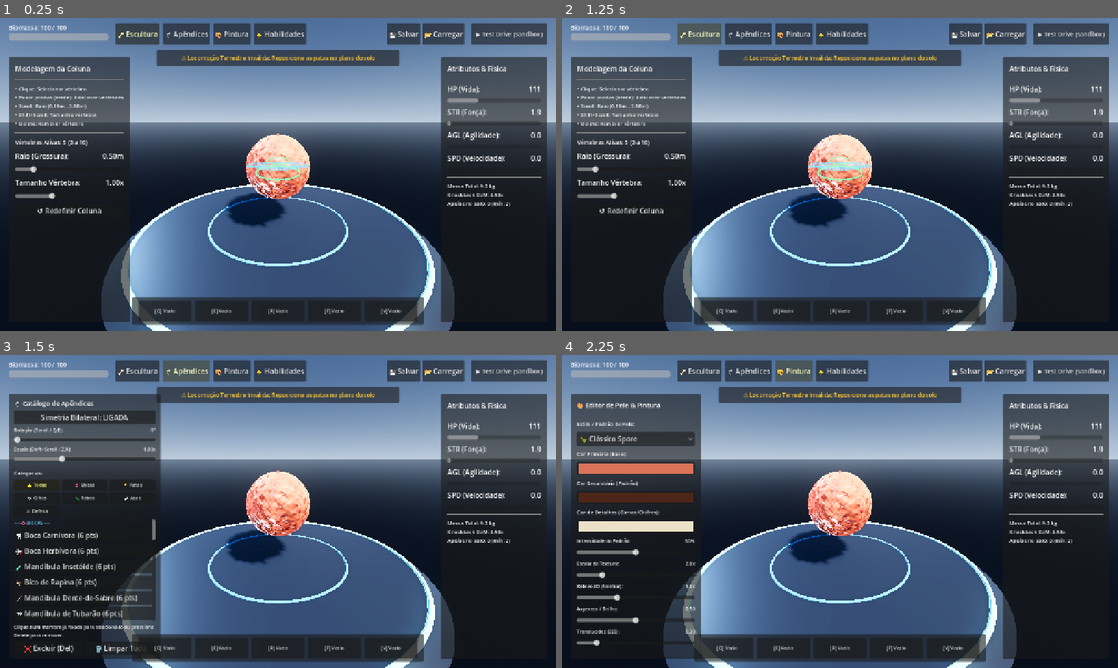
Above: before the commit, frames 1-4 (two rows, left to right).
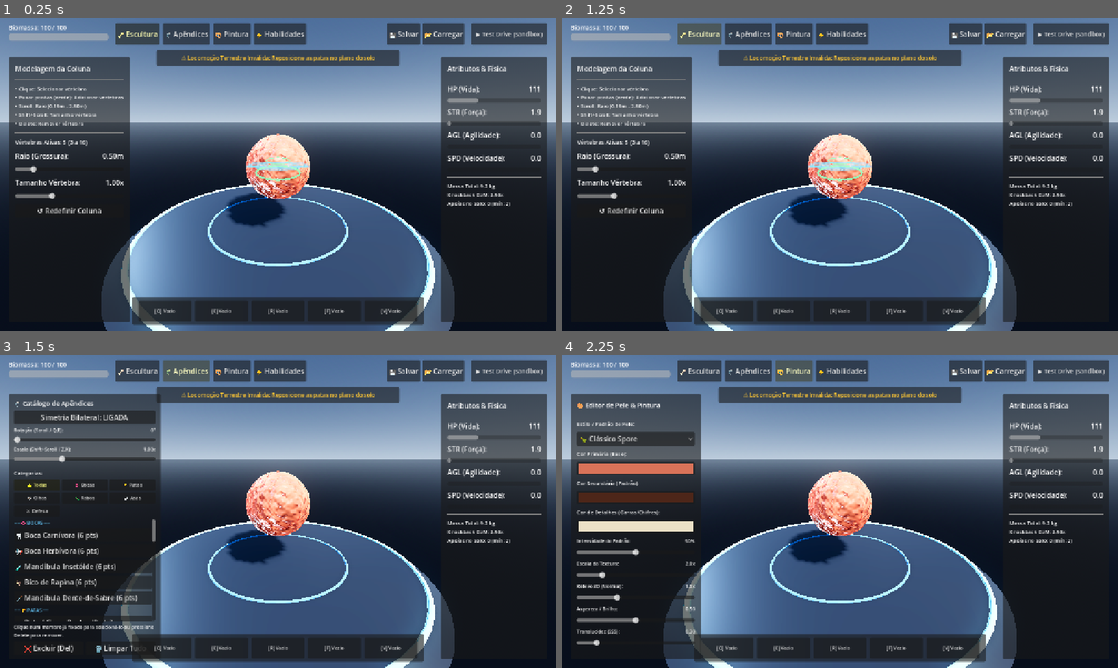
Above: after the commit, the same moments.

Repository: AnthonyRocsant/SporeCreatureEditor
Game: Godot game, scene res://scenes/editor/CreatureEditor.tscn
The game is run twice, just before and just after one commit, with the same random seed, the same clock (stepped at 60 frames per second) and the same inputs.
Inputs:
- Up to frame 1 (0.25 s): no input
- Up to frame 2 (1.25 s): click "🦴 Escultura" at 0.5 s
- Up to frame 3 (1.5 s): click "🦿 Apêndices" at 1.25 s
- Up to frame 4 (2.25 s): click "🎨 Pintura" at 2 s

Frames 1-2 are identical in both runs. In frame 3, 0.5% of the frame differs, in the area x 2-28%, y 58-86%; in frame 4, nothing differs.

Commit message:
feat(mouths): keep only the Saber-Tooth jaw and remove the other additions as requested

Diff:
--- a/scenes/appendages/MouthDragon.tscn
+++ /dev/null
@@ -1,7 +0,0 @@
-[gd_scene load_steps=2 format=3]
-
-[ext_resource type="Script" path="res://scripts/ProceduralAppendageVisuals.gd" id="1_visuals"]
-
-[node name="MouthDragon" type="Node3D"]
-script = ExtResource("1_visuals")
-appendage_kind = "mouth_dragon"
--- a/scenes/appendages/MouthLamprey.tscn
+++ /dev/null
@@ -1,7 +0,0 @@
-[gd_scene load_steps=2 format=3]
-
-[ext_resource type="Script" path="res://scripts/ProceduralAppendageVisuals.gd" id="1_visuals"]
-
-[node name="MouthLamprey" type="Node3D"]
-script = ExtResource("1_visuals")
-appendage_kind = "mouth_lamprey"
--- a/scenes/appendages/MouthShark.tscn
+++ /dev/null
@@ -1,7 +0,0 @@
-[gd_scene load_steps=2 format=3]
-
-[ext_resource type="Script" path="res://scripts/ProceduralAppendageVisuals.gd" id="1_visuals"]
-
-[node name="MouthShark" type="Node3D"]
-script = ExtResource("1_visuals")
-appendage_kind = "mouth_shark"
--- a/scripts/CreatureEditorUI.gd
+++ b/scripts/CreatureEditorUI.gd
@@ -819,60 +819,6 @@
 		"carapace_defense": 3.0,
 		"desc": "Enormes presas afiadas recurvadas. Habilidade: Bote Predatório (Crítico + Sangramento). Custo: 8 + escala."
 	},
-	{
-		"category_id": "mouth",
-		"category_name": "Bocas",
-		"category_icon": "👄",
-		"id": "mouth_shark",
-		"name": "Mandíbula de Tubarão",
-		"icon": "🦈",
-		"scene": "res://scenes/appendages/MouthShark.tscn",
-		"type": "mouth",
-		"category": "attack",
-		"tag": "#Mouth_Shark",
-		"mass": 1.2,
-		"base_damage": 20.0,
-		"leg_force": 0.0,
-		"wing_area": 0.0,
-		"carapace_defense": 2.5,
-		"desc": "Fileiras triplas de dentes triangulares. Habilidade: Frenesi do Megalodonte (Combo Acelerado). Custo: 8 + escala."
-	},
-	{
-		"category_id": "mouth",
-		"category_name": "Bocas",
-		"category_icon": "👄",
-		"id": "mouth_lamprey",
-		"name": "Boca Sugadora Parasita",
-		"icon": "🌀",
-		"scene": "res://scenes/appendages/MouthLamprey.tscn",
-		"type": "mouth",
-		"category": "attack",
-		"tag": "#Mouth_Lamprey",
-		"mass": 0.9,
-		"base_damage": 16.0,
-		"leg_force": 0.0,
-		"wing_area": 0.0,
-		"carapace_defense": 4.0,
-		"desc": "Ventosa circular com 24 dentes em espiral. Habilidade: Dreno Parasitário (Sucção + Lentidão). Custo: 7 + escala."
-	},
-	{
-		"category_id": "mouth",
-		"category_name": "Bocas",
-		"category_icon": "👄",
-		"id": "mouth_dragon",
-		"name": "Focinho de Dragão",
-		"icon": "🔥",
-		"scene": "res://scenes/appendages/MouthDragon.tscn",
-		"type": "mouth",
-		"category": "attack",
-		"tag": "#Mouth_Dragon",
-		"mass": 1.4,
-		"base_damage": 24.0,
-		"leg_force": 0.0,
-		"wing_area": 0.0,
-		"carapace_defense": 5.0,
-		"desc": "Focinho escamado ancestral com língua bífida. Habilidade: Sopro Dracônico (Cone Flamejante). Custo: 9 + escala."
-	},
 
 	# 🦵 PATAS & LOCOMOÇÃO
 	{
--- a/scripts/ProceduralAppendageVisuals.gd
+++ b/scripts/ProceduralAppendageVisuals.gd
@@ -13,8 +13,7 @@
 
 @export_enum("leg", "leg_heavy", "leg_hoof", "leg_insect", "claw_pincer",
 	"wing", "wing_insect", "wing_feather", "wing_butterfly",
-	"mouth_carnivore", "mouth_herbivore", "mouth_insectoid", "mouth_beak",
-	"mouth_saber", "mouth_shark", "mouth_lamprey", "mouth_dragon",
+	"mouth_carnivore", "mouth_herbivore", "mouth_insectoid", "mouth_beak", "mouth_saber",
 	"horn", "horn_antler", "horn_rhino", "spike_dorsal", "blade_bone", "fin_aquatic",
 	"tail", "tail_club", "tail_feather", "tail_scorpion",
 	"eye", "eye_compound", "eye_stalk", "eye_cyclops", "antenna_sensory")
@@ -66,12 +65,6 @@
 			appendage_kind = "mouth_beak"
 		"#Mouth_Saber":
 			appendage_kind = "mouth_saber"
-		"#Mouth_Shark":
-			appendage_kind = "mouth_shark"
-		"#Mouth_Lamprey":
-			appendage_kind = "mouth_lamprey"
-		"#Mouth_Dragon":
-			appendage_kind = "mouth_dragon"
 		"#Wing_Membrane":
 			appendage_kind = "wing"
 		"#Wing_Insect":
@@ -167,12 +160,6 @@
 			_build_sculpted_beak_mouth(_visual_root)
 		"mouth_saber":
 			_build_sculpted_saber_mouth(_visual_root)
-		"mouth_shark":
-			_build_sculpted_shark_mouth(_visual_root)
-		"mouth_lamprey":
-			_build_sculpted_lamprey_mouth(_visual_root)
-		"mouth_dragon":
-			_build_sculpted_dragon_mouth(_visual_root)
 		"horn":
 			_build_sculpted_horn(_visual_root)
 		"horn_antler":
@@ -1443,340 +1430,6 @@
 	var tongue_rads: Array[float] = [0.08, 0.065, 0.02]
 	saber_root.add_child(_create_lofted_tube(tongue_pts, tongue_rads, 10, mat_gum, 0.0, 0.0, Vector2(1.4, 0.5)))
 
-# ==============================================================================
-# NOVA BOCA 2: MANDÍBULA DE TUBARÃO / MEGALODONTE (Fileiras múltiplas de dentes triangulares)
-# ==============================================================================
-func _build_sculpted_shark_mouth(root: Node3D) -> void:
-	var mat_shark_skin = _make_organic_material(primary_color.darkened(0.06), 0.30, 0.08, primary_color.lightened(0.15), 0.25)
-	var mat_jaw = _make_organic_material(primary_color.darkened(0.22), 0.36, 0.05)
-	var mat_gum = _make_organic_material(Color(0.85, 0.18, 0.22).lerp(primary_color, 0.18), 0.18, 0.0, Color(0.95, 0.22, 0.25), 0.48)
-	var mat_teeth = _make_keratin_material(Color(0.98, 0.98, 0.95), detail_color)
-	var mat_throat = _make_organic_material(Color(0.08, 0.02, 0.04), 0.75, 0.0)
-
-	var shark_root = Node3D.new()
-	shark_root.name = "SharkMouthRoot"
-	root.add_child(shark_root)
-
-	# 1. Focinho Hidrodinâmico Cônico e Arqueado Superior
-	var snout_pts: Array[Vector3] = [
-		Vector3(0.0, 0.0, 0.08),
-		Vector3(0.0, 0.16, 0.12),
-		Vector3(0.0, 0.32, 0.13),
-		Vector3(0.0, 0.44, 0.09)
-	]
-	var snout_rads: Array[float] = [0.18, 0.17, 0.13, 0.04]
-	shark_root.add_child(_create_lofted_tube(snout_pts, snout_rads, 16, mat_shark_skin, 0.0, 0.0, Vector2(1.35, 0.72)))
-
-	# 2. Abertura da Boca Ampla Semicircular com Fundo Escuro (Garganta Abissal)
-	var throat_mesh = MeshInstance3D.new()
-	var t_sph = SphereMesh.new()
-	t_sph.radius = 0.13
-	t_sph.height = 0.22
-	throat_mesh.mesh = t_sph
-	throat_mesh.position = Vector3(0.0, 0.15, -0.04)
-	throat_mesh.scale = Vector3(1.15, 0.7, 0.6)
-	throat_mesh.material_override = mat_throat
-	shark_root.add_child(throat_mesh)
-
-	# 3. Arco Mandibular Inferior Curvado Aberto (Cartilagem de Tubarão)
-	var lower_pts: Array[Vector3] = [
-		Vector3(0.0, 0.0, -0.08),
-		Vector3(0.0, 0.15, -0.16),
-		Vector3(0.0, 0.28, -0.18),
-		Vector3(0.0, 0.38, -0.14)
-	]
-	var lower_rads: Array[float] = [0.16, 0.14, 0.105, 0.045]
-	shark_root.add_child(_create_lofted_tube(lower_pts, lower_rads, 16, mat_jaw, 0.0, 0.0, Vector2(1.30, 0.75)))
-
-	# 4. Gengiva carnuda arqueada protuberante
-	var gum_upper_pts: Array[Vector3] = [
-		Vector3(0.0, 0.12, 0.02),
-		Vector3(0.0, 0.26, 0.04),
-		Vector3(0.0, 0.38, 0.02)
-	]
-	var gum_upper_rads: Array[float] = [0.12, 0.10, 0.05]
-	shark_root.add_child(_create_lofted_tube(gum_upper_pts, gum_upper_rads, 12, mat_gum, 0.0, 0.0, Vector2(1.4, 0.5)))
-
-	# 5. MÚLTIPLAS FILEIRAS DE DENTES TRIANGULARES SERRILHADOS
-	# Fileira Externa Principal (10 dentes superiores + 10 inferiores)
-	var x_teeth = [-0.14, -0.11, -0.08, -0.05, -0.02, 0.02, 0.05, 0.08, 0.11, 0.14]
-	for x_t in x_teeth:
-		var rad_dist = abs(x_t)
-		var y_pos = 0.38 - rad_dist * 0.95
-		var tooth_len = 0.065 - rad_dist * 0.15
-
-		# Dente superior apontando para baixo e levemente para trás
-		var u_t_pts: Array[Vector3] = [
-			Vector3(x_t, y_pos, 0.02),
-			Vector3(x_t * 0.95, y_pos - 0.01, 0.02 - tooth_len * 0.5),
-			Vector3(x_t * 0.90, y_pos - 0.02, 0.02 - tooth_len)
-		]
-		var u_t_rads: Array[float] = [0.022, 0.014, 0.002]
-		shark_root.add_child(_create_lofted_tube(u_t_pts, u_t_rads, 6, mat_teeth, 0.0, 0.0, Vector2(1.6, 0.5)))
-
-		# Dente inferior apontando para cima
-		var l_t_pts: Array[Vector3] = [
-			Vector3(x_t * 0.9, y_pos, -0.14),
-			Vector3(x_t * 0.85, y_pos - 0.01, -0.14 + tooth_len * 0.5),
-			Vector3(x_t * 0.80, y_pos - 0.02, -0.14 + tooth_len)
-		]
-		var l_t_rads: Array[float] = [0.019, 0.012, 0.002]
-		shark_root.add_child(_create_lofted_tube(l_t_pts, l_t_rads, 6, mat_teeth, 0.0, 0.0, Vector2(1.6, 0.5)))
-
-		# Fileira Interna Secundária (dentes de reposição inclinados para dentro)
-		if rad_dist < 0.12:
-			var u_inner: Array[Vector3] = [
-				Vector3(x_t * 0.88, y_pos - 0.04, 0.01),
-				Vector3(x_t * 0.85, y_pos - 0.06, 0.01 - tooth_len * 0.65)
-			]
-			var u_inner_rads: Array[float] = [0.015, 0.002]
-			shark_root.add_child(_create_lofted_tube(u_inner, u_inner_rads, 6, mat_teeth))
-
-	# Fendas branquiais e sulcos labiais estéticos
-	for side in [-1.0, 1.0]:
-		for g_i in range(3):
-			var gill = MeshInstance3D.new()
-			var g_cyl = CylinderMesh.new()
-			g_cyl.top_radius = 0.005
-			g_cyl.bottom_radius = 0.005
-			g_cyl.height = 0.075
-			gill.mesh = g_cyl
-			gill.position = Vector3(side * 0.16, 0.04 + float(g_i) * 0.04, -0.02)
-			gill.rotation = Vector3(0.3, 0.0, side * 0.4)
-			gill.material_override = mat_jaw
-			shark_root.add_child(gill)
-
-# ==============================================================================
-# NOVA BOCA 3: BOCA SUGADORA / LAMPREIA PARASITA (Ventosa circular com dentes em espiral)
-# ==============================================================================
-func _build_sculpted_lamprey_mouth(root: Node3D) -> void:
-	var mat_outer_rim = _make_organic_material(primary_color, 0.46, 0.06, primary_color.lightened(0.2), 0.35)
-	var mat_disc = _make_organic_material(Color(0.76, 0.20, 0.30).lerp(primary_color, 0.25), 0.22, 0.0, Color(0.96, 0.20, 0.25), 0.55)
-	var mat_teeth = _make_keratin_material(Color(0.96, 0.86, 0.45).lerp(secondary_color, 0.35), detail_color)
-	var mat_gullet = _make_organic_material(Color(0.12, 0.02, 0.04), 0.75, 0.0)
-
-	var lamprey_root = Node3D.new()
-	lamprey_root.name = "LampreyMouthRoot"
-	root.add_child(lamprey_root)
-
-	# 1. Corpo Muscular Cônico que se expande até a ventosa circular
-	var body_pts: Array[Vector3] = [
-		Vector3(0.0, 0.0, 0.0),
-		Vector3(0.0, 0.12, 0.01),
-		Vector3(0.0, 0.24, 0.02),
-		Vector3(0.0, 0.32, 0.02)
-	]
-	var body_rads: Array[float] = [0.14, 0.155, 0.185, 0.205]
-	lamprey_root.add_child(_create_lofted_tube(body_pts, body_rads, 20, mat_outer_rim, 0.04, 6.0))
-
-	# 2. Lábio Circular Carnudo Exterior com Franjas / Papilas Sensoriais
-	var rim_pts: Array[Vector3] = [
-		Vector3(0.0, 0.30, 0.02),
-		Vector3(0.0, 0.35, 0.02)
-	]
-	var rim_rads: Array[float] = [0.205, 0.220]
-	lamprey_root.add_child(_create_lofted_tube(rim_pts, rim_rads, 24, mat_outer_rim))
-
-	# Papilas periféricas da ventosa (franja sensorial externa com 16 gomos)
-	for p_i in range(16):
-		var angle = (float(p_i) / 16.0) * TAU
-		var p_pos = Vector3(sin(angle) * 0.215, 0.35, cos(angle) * 0.215 + 0.02)
-		var papilla = MeshInstance3D.new()
-		var p_sph = SphereMesh.new()
-		p_sph.radius = 0.016
-		p_sph.height = 0.028
-		papilla.mesh = p_sph
-		papilla.position = p_pos
-		papilla.material_override = mat_disc
-		lamprey_root.add_child(papilla)
-
-	# 3. Disco Sugador Côncavo voltado para a frente
-	var disc_pts: Array[Vector3] = [
-		Vector3(0.0, 0.35, 0.02),
-		Vector3(0.0, 0.31, 0.02),
-		Vector3(0.0, 0.25, 0.02)
-	]
-	var disc_rads: Array[float] = [0.205, 0.150, 0.075]
-	lamprey_root.add_child(_create_lofted_tube(disc_pts, disc_rads, 20, mat_disc))
-
-	# 4. Esôfago / Garganta Profunda Central
-	var gullet_mesh = MeshInstance3D.new()
-	var g_sph = SphereMesh.new()
-	g_sph.radius = 0.072
-	g_sph.height = 0.14
-	gullet_mesh.mesh = g_sph
-	gullet_mesh.position = Vector3(0.0, 0.23, 0.02)
-	gullet_mesh.material_override = mat_gullet
-	lamprey_root.add_child(gullet_mesh)
-
-	# 5. DENTES CÔRNEOS EM ESPIRAIS CONCÊNTRICAS (24 dentes no total)
-	# Anel Externo (12 dentes)
-	for i in range(12):
-		var a = (float(i) / 12.0) * TAU
-		var d_pos = Vector3(sin(a) * 0.165, 0.33, cos(a) * 0.165 + 0.02)
-		var t_tip = Vector3(sin(a) * 0.125, 0.28, cos(a) * 0.125 + 0.02)
-		var t_pts: Array[Vector3] = [d_pos, t_tip]
-		var t_rads: Array[float] = [0.018, 0.002]
-		lamprey_root.add_child(_create_lofted_tube(t_pts, t_rads, 6, mat_teeth))
-
-	# Anel Intermediário (8 dentes)
-	for i in range(8):
-		var a = (float(i) / 8.0) * TAU + 0.35
-		var d_pos = Vector3(sin(a) * 0.115, 0.30, cos(a) * 0.115 + 0.02)
-		var t_tip = Vector3(sin(a) * 0.085, 0.25, cos(a) * 0.085 + 0.02)
-		var t_pts: Array[Vector3] = [d_pos, t_tip]
-		var t_rads: Array[float] = [0.016, 0.002]
-		lamprey_root.add_child(_create_lofted_tube(t_pts, t_rads, 6, mat_teeth))
-
-	# Anel Interno (4 dentes farpados de ancoragem)
-	for i in range(4):
-		var a = (float(i) / 4.0) * TAU
-		var d_pos = Vector3(sin(a) * 0.075, 0.27, cos(a) * 0.075 + 0.02)
-		var t_tip = Vector3(sin(a) * 0.045, 0.22, cos(a) * 0.045 + 0.02)
-		var t_pts: Array[Vector3] = [d_pos, t_tip]
-		var t_rads: Array[float] = [0.014, 0.002]
-		lamprey_root.add_child(_create_lofted_tube(t_pts, t_rads, 6, mat_teeth))
-
-	# 6. Pistão Lingual Central com dente duplo de raspagem
-	var piston_pts: Array[Vector3] = [
-		Vector3(0.0, 0.19, 0.02),
-		Vector3(0.0, 0.26, 0.02)
-	]
-	var piston_rads: Array[float] = [0.038, 0.032]
-	lamprey_root.add_child(_create_lofted_tube(piston_pts, piston_rads, 10, mat_disc))
-
-	for side in [-1.0, 1.0]:
-		var tip_pts: Array[Vector3] = [
-			Vector3(side * 0.015, 0.26, 0.02),
-			Vector3(side * 0.025, 0.29, 0.02)
-		]
-		var tip_rads: Array[float] = [0.012, 0.002]
-		lamprey_root.add_child(_create_lofted_tube(tip_pts, tip_rads, 6, mat_teeth))
-
-# ==============================================================================
-# NOVA BOCA 4: MANDÍBULA DE DRAGÃO / RÉPTIL ANCESTRAL (Focinho escamado e língua bífida)
-# ==============================================================================
-func _build_sculpted_dragon_mouth(root: Node3D) -> void:
-	var mat_scales = _make_organic_material(primary_color.darkened(0.08), 0.35, 0.12, primary_color.lightened(0.2), 0.25)
-	var mat_plates = _make_keratin_material(secondary_color.darkened(0.35), detail_color)
-	var mat_gum = _make_organic_material(Color(0.68, 0.12, 0.18).lerp(primary_color, 0.2), 0.22, 0.0)
-	var mat_teeth = _make_keratin_material(Color(0.94, 0.92, 0.82), detail_color)
-	var mat_tongue = _make_organic_material(Color(0.85, 0.10, 0.25), 0.18, 0.0, Color(1.0, 0.2, 0.3), 0.55)
-	var mat_ember = StandardMaterial3D.new()
-	mat_ember.albedo_color = Color(1.0, 0.35, 0.1)
-	mat_ember.emission_enabled = true
-	mat_ember.emission = Color(1.0, 0.55, 0.1)
-	mat_ember.emission_energy_multiplier = 1.8
-
-	var dragon_root = Node3D.new()
-	dragon_root.name = "DragonMouthRoot"
-	root.add_child(dragon_root)
-
-	# 1. Focinho Reptiliano Longo com crista óssea esculpida
-	var snout_pts: Array[Vector3] = [
-		Vector3(0.0, 0.0, 0.05),
-		Vector3(0.0, 0.18, 0.08),
-		Vector3(0.0, 0.36, 0.07),
-		Vector3(0.0, 0.50, 0.03)
-	]
-	var snout_rads: Array[float] = [0.17, 0.155, 0.125, 0.065]
-	dragon_root.add_child(_create_lofted_tube(snout_pts, snout_rads, 16, mat_scales, 0.0, 0.0, Vector2(1.25, 0.80)))
-
-	# Crista óssea dorsal com placas pontiagudas sobre o focinho
-	for c_i in range(3):
-		var y_c = 0.18 + float(c_i) * 0.12
-		var scute_pts: Array[Vector3] = [
-			Vector3(0.0, y_c, 0.08 - float(c_i) * 0.01),
-			Vector3(0.0, y_c + 0.04, 0.15 - float(c_i) * 0.02)
-		]
-		var scute_rads: Array[float] = [0.035 - float(c_i) * 0.005, 0.004]
-		dragon_root.add_child(_create_lofted_tube(scute_pts, scute_rads, 6, mat_plates, 0.0, 0.0, Vector2(0.5, 1.8)))
-
-	# Dois pequenos cornos nasais ameaçadores na ponta do focinho
-	for side in [-1.0, 1.0]:
-		var hornlet_pts: Array[Vector3] = [
-			Vector3(side * 0.05, 0.44, 0.05),
-			Vector3(side * 0.08, 0.48, 0.12)
-		]
-		var hornlet_rads: Array[float] = [0.028, 0.003]
-		dragon_root.add_child(_create_lofted_tube(hornlet_pts, hornlet_rads, 8, mat_plates))
-
-		# Narinas flamejantes escavadas
-		var nostril = MeshInstance3D.new()
-		var n_sph = SphereMesh.new()
-		n_sph.radius = 0.018
-		n_sph.height = 0.032
-		nostril.mesh = n_sph
-		nostril.position = Vector3(side * 0.045, 0.46, 0.03)
-		nostril.material_override = mat_ember
-		dragon_root.add_child(nostril)
-
-	# 2. Mandíbula Inferior Longa com Queixo Escamado
-	var lower_pts: Array[Vector3] = [
-		Vector3(0.0, 0.0, -0.06),
-		Vector3(0.0, 0.16, -0.12),
-		Vector3(0.0, 0.32, -0.14),
-		Vector3(0.0, 0.46, -0.10)
-	]
-	var lower_rads: Array[float] = [0.15, 0.13, 0.098, 0.050]
-	dragon_root.add_child(_create_lofted_tube(lower_pts, lower_rads, 16, mat_scales, 0.0, 0.0, Vector2(1.20, 0.80)))
-
-	# 3. Flanges angulares espinhosos na articulação da mandíbula (jugais)
-	for side in [-1.0, 1.0]:
-		var cheek_spk: Array[Vector3] = [
-			Vector3(side * 0.13, 0.08, -0.02),
-			Vector3(side * 0.22, 0.14, 0.01),
-			Vector3(side * 0.28, 0.20, 0.03)
-		]
-		var cheek_spk_rads: Array[float] = [0.055, 0.032, 0.004]
-		dragon_root.add_child(_create_lofted_tube(cheek_spk, cheek_spk_rads, 8, mat_plates))
-
-	# 4. Dentes de Crocodilo/Dragão Intertravados (12 superiores e 12 inferiores)
-	for i in range(-5, 6):
-		var f_i = float(i)
-		var is_center = abs(i) <= 1
-		var is_great_fang = abs(i) == 3
-		var len_f = 1.45 if is_great_fang else (0.75 if is_center else 1.05)
-		var x_pos = f_i * 0.024
-		var y_pos = 0.46 - abs(f_i) * 0.032
-
-		# Dente superior apontando para baixo
-		var u_t_pts: Array[Vector3] = [
-			Vector3(x_pos, y_pos, 0.01),
-			Vector3(x_pos * 0.95, y_pos + 0.01, 0.01 - 0.065 * len_f)
-		]
-		var u_t_rads: Array[float] = [0.018 * len_f, 0.002]
-		dragon_root.add_child(_create_lofted_tube(u_t_pts, u_t_rads, 6, mat_teeth))
-
-		# Dente inferior apontando para cima
-		var l_t_pts: Array[Vector3] = [
-			Vector3(x_pos * 0.9, y_pos - 0.02, -0.10),
-			Vector3(x_pos * 0.9, y_pos - 0.01, -0.10 + 0.055 * len_f)
-		]
-		var l_t_rads: Array[float] = [0.016 * len_f, 0.002]
-		dragon_root.add_child(_create_lofted_tube(l_t_pts, l_t_rads, 6, mat_teeth))
-
-	# 5. LÍNGUA BÍFIDA BIFURCADA SAINDO PARA A FRENTE DA BOCA
-	var tongue_pts: Array[Vector3] = [
-		Vector3(0.0, 0.10, -0.04),
-		Vector3(0.0, 0.25, -0.05),
-		Vector3(0.0, 0.38, -0.04),
-		Vector3(0.0, 0.45, -0.02)
-	]
-	var tongue_rads: Array[float] = [0.065, 0.050, 0.035, 0.022]
-	dragon_root.add_child(_create_lofted_tube(tongue_pts, tongue_rads, 10, mat_tongue, 0.0, 0.0, Vector2(1.5, 0.5)))
-
-	# Bifurcação em duas pontas afiladas na ponta da língua
-	for side in [-1.0, 1.0]:
-		var fork_pts: Array[Vector3] = [
-			Vector3(0.0, 0.45, -0.02),
-			Vector3(side * 0.028, 0.52, -0.01),
-			Vector3(side * 0.045, 0.58, 0.0)
-		]
-		var fork_rads: Array[float] = [0.018, 0.011, 0.002]
-		dragon_root.add_child(_create_lofted_tube(fork_pts, fork_rads, 6, mat_tongue))
-
-
 # --- E. OLHO COMPOSTO INSETÓIDE (Facetado esmeralda com brilho) ---
 func _build_sculpted_compound_eye(root: Node3D) -> void:
 	var mat_socket = _make_organic_material(primary_color.darkened(0.22), 0.34, 0.12)
--- a/scripts/SkillFactory.gd
+++ b/scripts/SkillFactory.gd
@@ -122,36 +122,6 @@
 		"base_impact": 110.0,
 		"cooldown": 4.0,
 		"icon": "🗡️"
-	},
-	"#Mouth_Shark": {
-		"id": "shark_frenzy",
-		"tag": "#Mouth_Shark",
-		"name": "Frenesi do Megalodonte",
-		"description": "Rajada contínua de mordidas dilaceradoras",
-		"effect_type": "fast_combo",
-		"base_impact": 105.0,
-		"cooldown": 3.8,
-		"icon": "🦈"
-	},
-	"#Mouth_Lamprey": {
-		"id": "parasite_drain",
-		"tag": "#Mouth_Lamprey",
-		"name": "Dreno Parasitário",
-		"description": "Sucção contínua que drena vida e reduz velocidade do alvo",
-		"effect_type": "lifesteal_melee",
-		"base_impact": 88.0,
-		"cooldown": 3.2,
-		"icon": "🌀"
-	},
-	"#Mouth_Dragon": {
-		"id": "dragon_breath",
-		"tag": "#Mouth_Dragon",
-		"name": "Sopro Dracônico",
-		"description": "Cone frontal devastador de fogo e energia",
-		"effect_type": "aoe_frontal_stun",
-		"base_impact": 118.0,
-		"cooldown": 5.0,
-		"icon": "🔥"
 	},
 	"#Leg_Hoof": {
 		"id": "trample_hoof",
